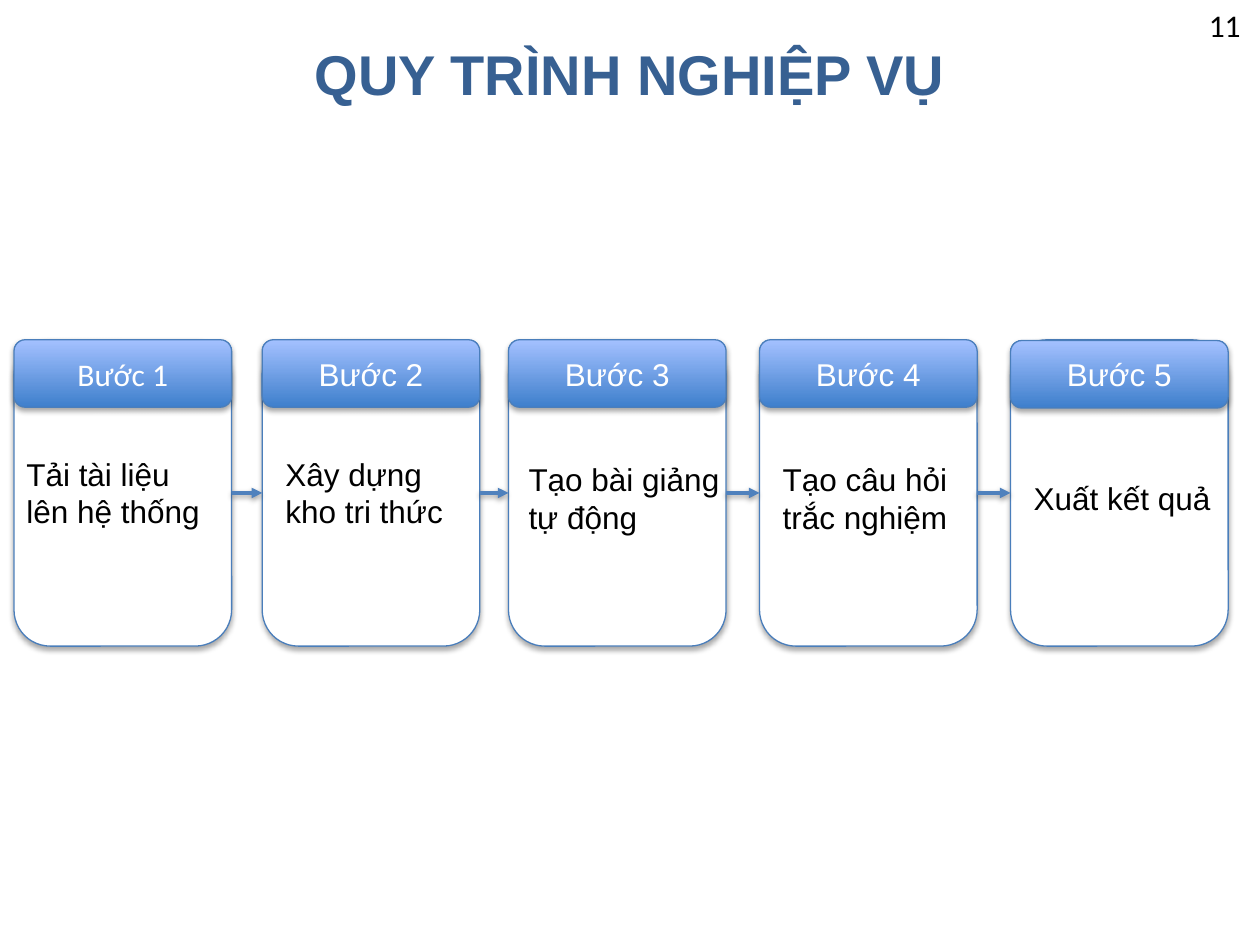
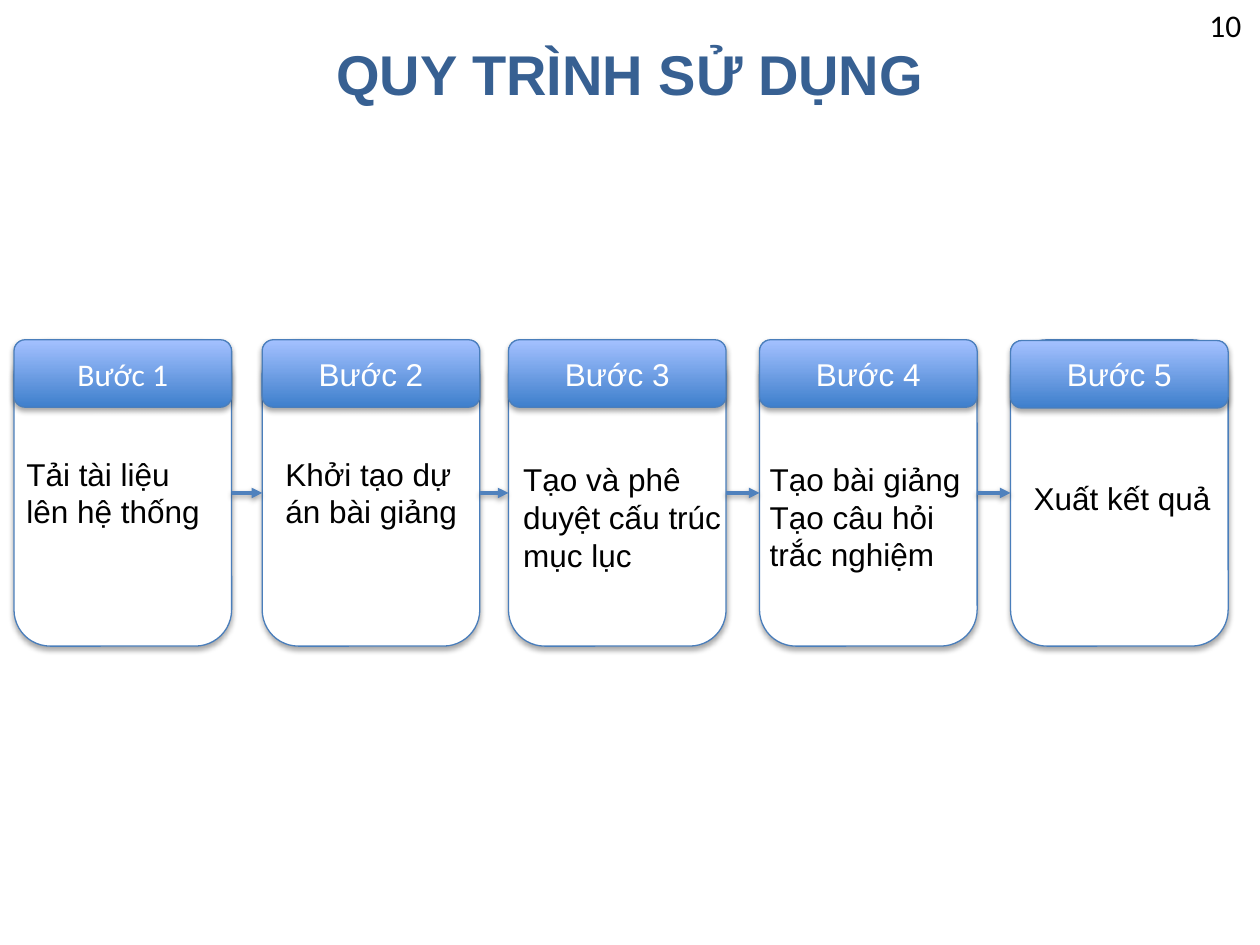
Before and after one commit to nguyentruongvu2/tn-nguyentruongvu-taohoclieu-rag, a slide deck: slide 10 of docs/PPT_RAG_Tao_tai_lieu_giang_day.pptx (slide 11 before the commit). Drawn at 1260x945 pixels with LibreOffice and Linux fonts; fonts in the diff are those of the drawing; background and template pictures are left out. Boxes give left, top, right and bottom in pixels: in the first picture for what was removed or moved away, otherwise in the second. Text is boxed around its words. In the diff, an @@ line names an element or a change of style, - is before the commit and + after.

```diff
--- a/docs/PPT_RAG_Tao_tai_lieu_giang_day.pptx
+++ b/docs/PPT_RAG_Tao_tai_lieu_giang_day.pptx
@@ text at (1209,16,1241,38): text changed @@
-11
+10
@@ title at (336,51,923,106): text changed @@
-QUY TRÌNH NGHIỆP VỤ
+QUY TRÌNH SỬ DỤNG
@@ text at (285,462,457,529): text changed @@
-Xây dựng kho tri thức
+Khởi tạo dự án bài giảng
@@ text at (523,467,721,572): text changed @@
-Tạo bài giảng tự động
+Tạo và phê duyệt cấu trúc mục lục
@@ text "Tạo bài giảng": place and size @@
-text "Tạo bài giảng" at (783,467,947,535)
+text "Tạo bài giảng" at (770,467,960,572)
@@ text at (770,467,960,497): paragraph added @@
+Tạo bài giảng
```
Also in this commit, not shown: 9 other slides changed, 2 slides added, 4 slides removed, 30 other files.
